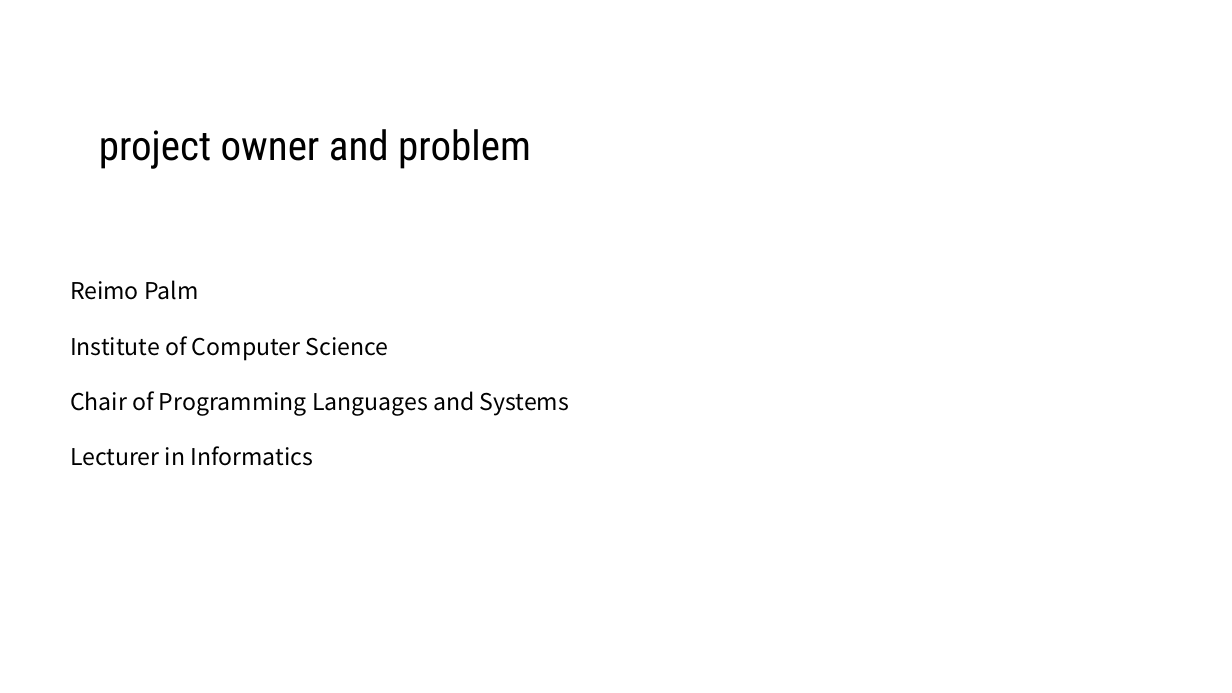
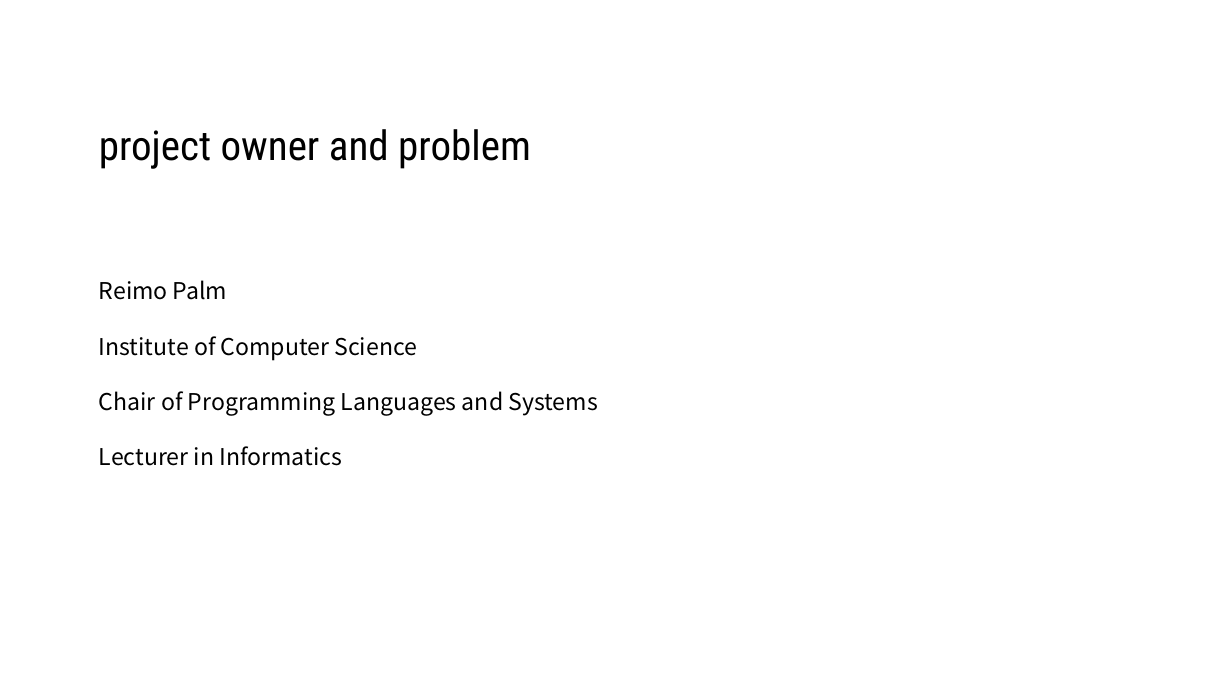
Before and after one commit to thomasabrina/ML_analyze_student_activities, a slide deck: slide 3 of Slides/T20.pptx. Drawn at 1232x693 pixels with LibreOffice and Linux fonts; fonts in the diff are those of the drawing; background and template pictures are left out. Boxes give left, top, right and bottom in pixels: in the first picture for what was removed or moved away, otherwise in the second. Text is boxed around its words. In the diff, an @@ line names an element or a change of style, - is before the commit and + after.

```diff
--- a/Slides/T20.pptx
+++ b/Slides/T20.pptx
@@ text "Reimo Palm": place and size @@
-text "Reimo Palm" at (70, 280, 569, 466)
+text "Reimo Palm" at (99, 280, 597, 466)
```
Also in this commit, not shown: 2 other slides changed, 1 slide added, 1 slide removed.
